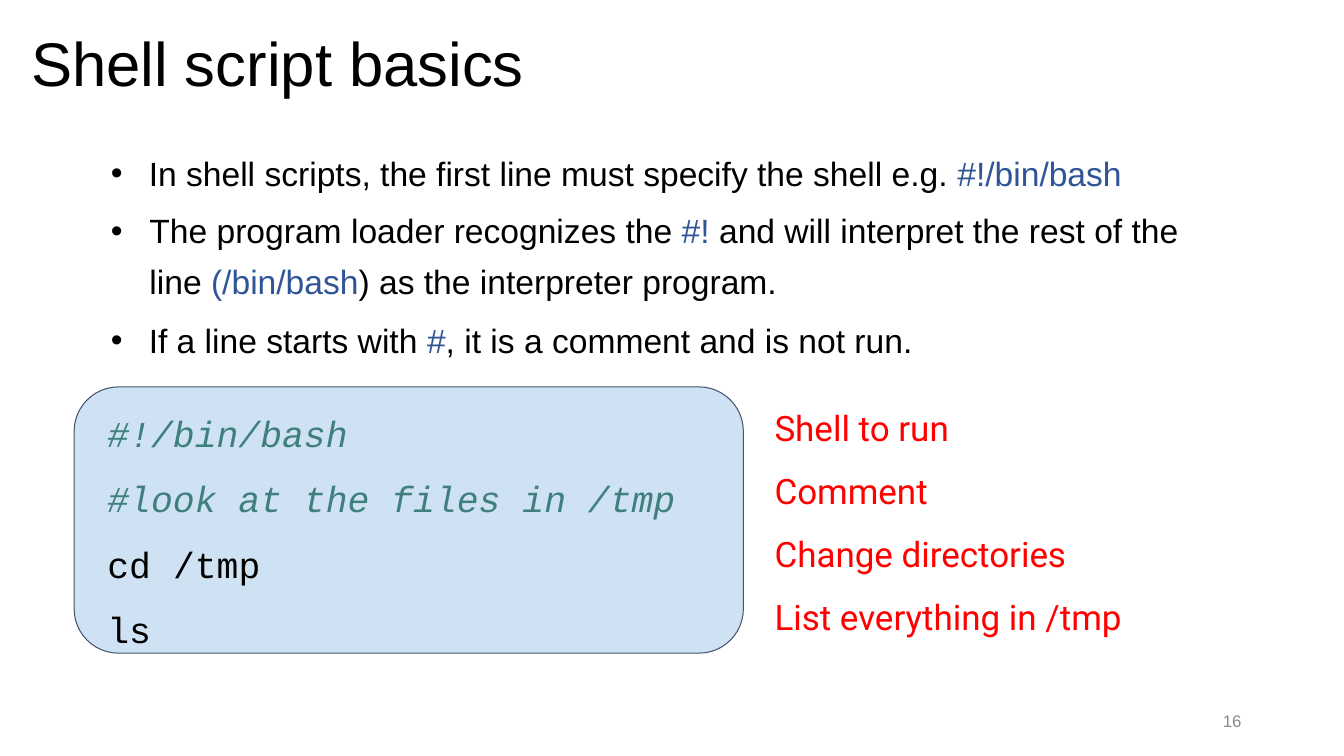
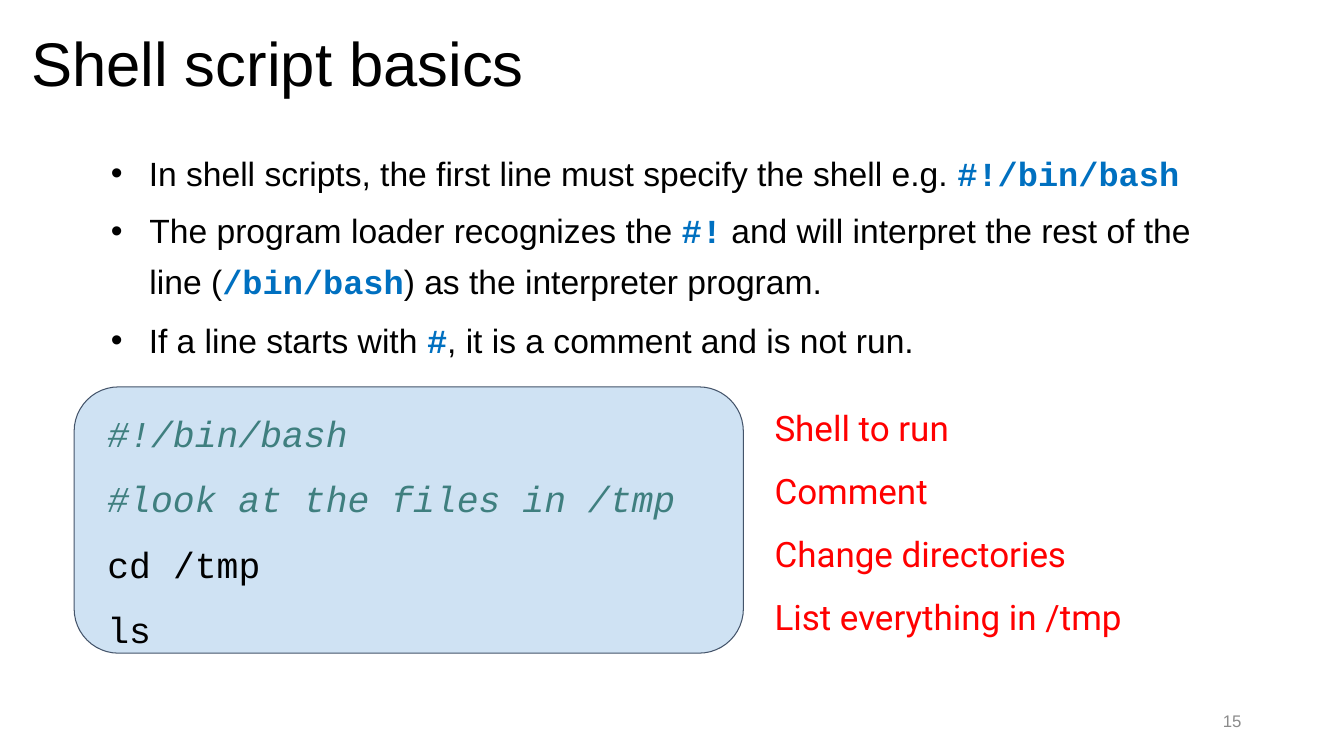
Before and after one commit to ResearchComputing/Getting_Started_With_Research_Computing, a slide deck: slide 15 of Command_Line_And_Job_Scheduling.pptx (slide 16 before the commit). Drawn at 1344x756 pixels with LibreOffice and Linux fonts; fonts in the diff are those of the drawing; background and template pictures are left out. Boxes give left, top, right and bottom in pixels: in the first picture for what was removed or moved away, otherwise in the second. Text is boxed around its words. In the diff, an @@ line names an element or a change of style, - is before the commit and + after.

Commit message:
make text formatting for all code and headings the same, remove duplicate slides

```diff
--- a/Command_Line_And_Job_Scheduling.pptx
+++ b/Command_Line_And_Job_Scheduling.pptx
@@ text "In shell scripts, the first ..." at (149,161,1191,354): font Arial to Courier New, text colour #2F5597 to #0070C0, bold on in "#!/bin/bash", "#! (/bin/bash)", "#,"; text colour #2F5597 to #000000 in "(/bin/bash)" @@
```
Also in this commit, not shown: 12 other slides changed, 3 slides removed, 1 other file.
